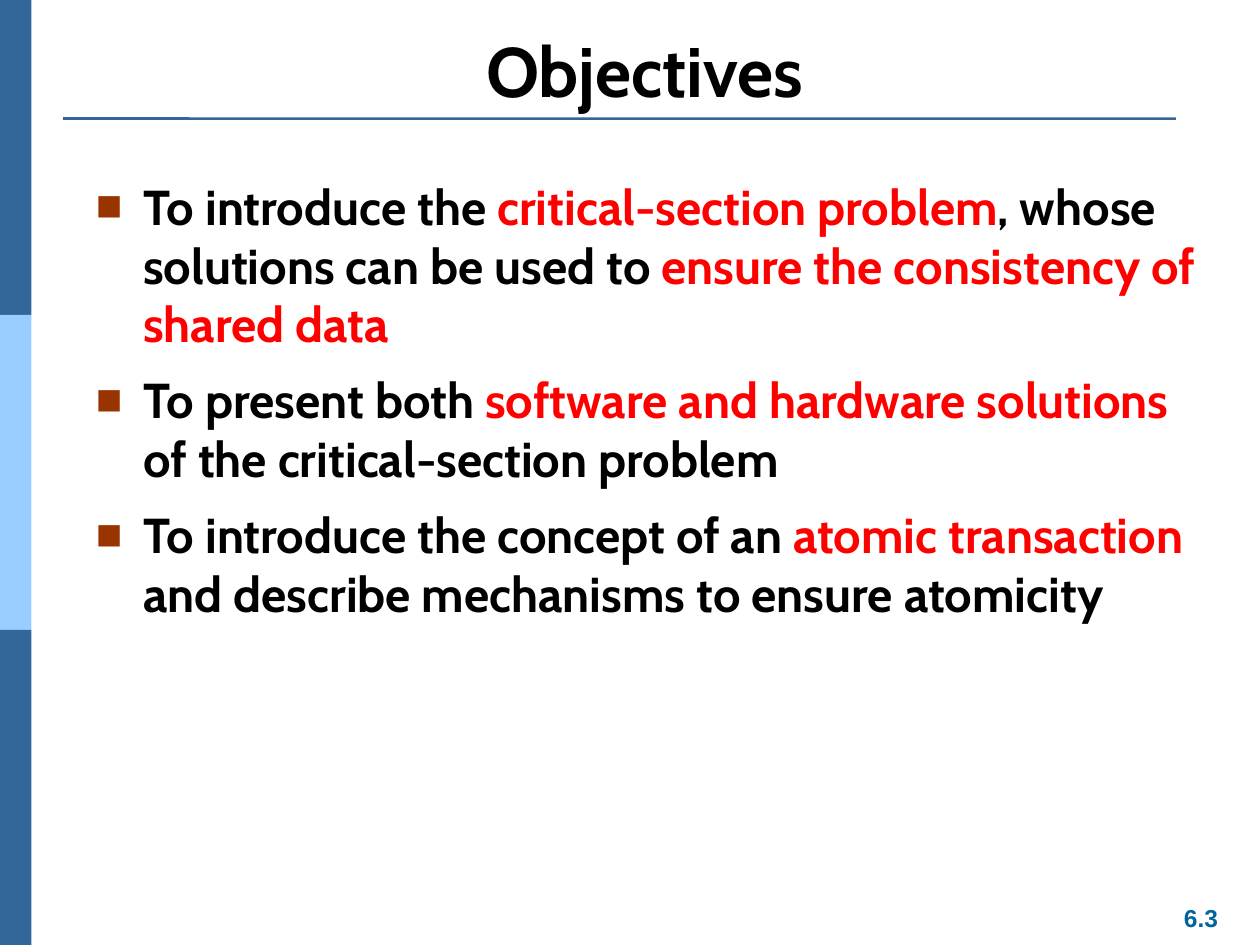
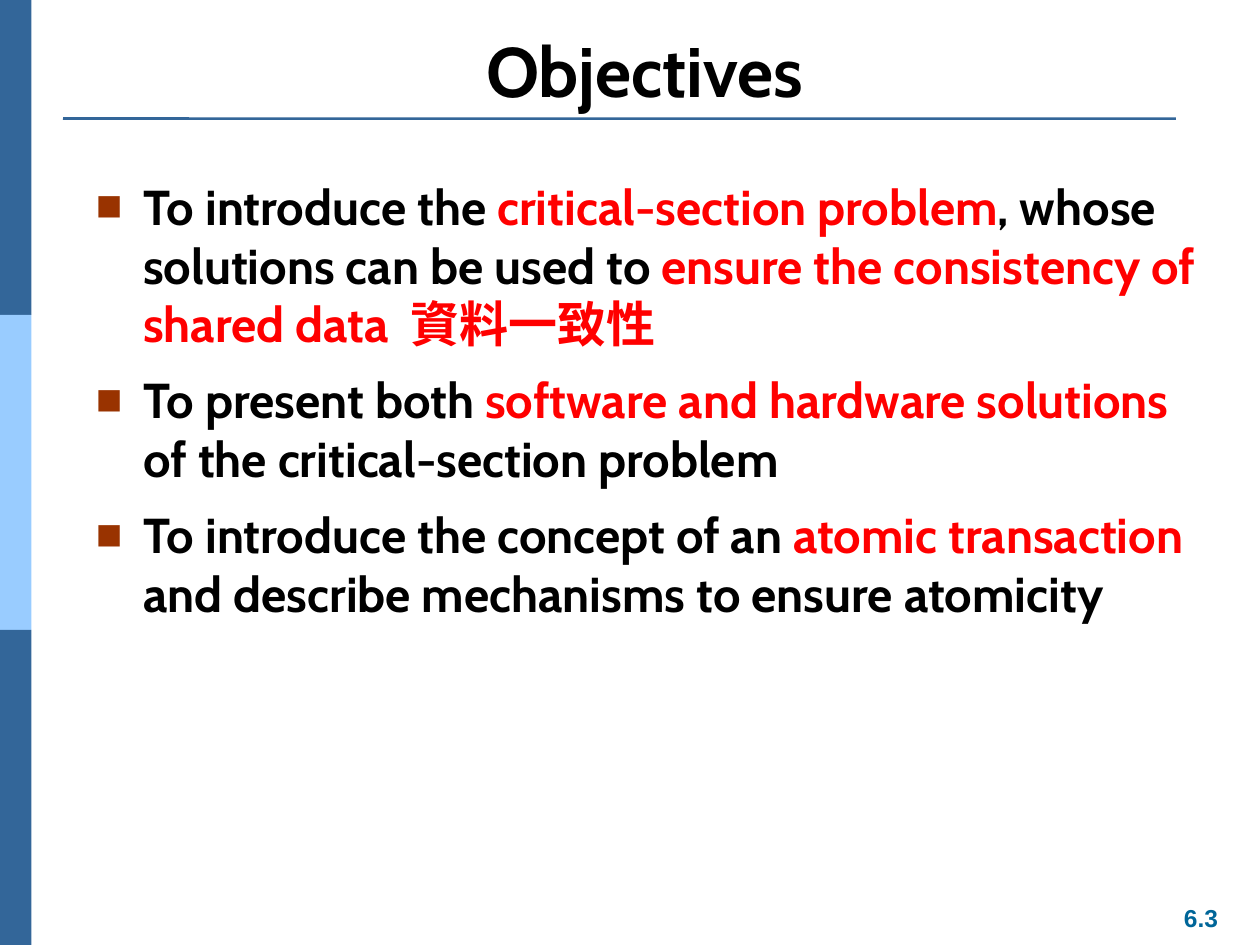
Before and after one commit to Yang09701194/OS_Learning, a slide deck: slide 3 of ch06.pptx. Drawn at 1260x945 pixels with LibreOffice and Linux fonts; fonts in the diff are those of the drawing. Boxes give left, top, right and bottom in pixels: in the first picture for what was removed or moved away, otherwise in the second. Text is boxed around its words. In the diff, an @@ line names an element or a change of style, - is before the commit and + after.

```diff
--- a/ch06.pptx
+++ b/ch06.pptx
@@ text at box(143, 188, 1196, 347): text changed @@
-■ To introduce the critical-section problem, whose solutions can be used to ensure the consistency of shared data
+■ To introduce the critical-section problem, whose solutions can be used to ensure the consistency of shared data 資料一致性
```
Also in this commit, not shown: 16 other slides changed, 1 slide added.
